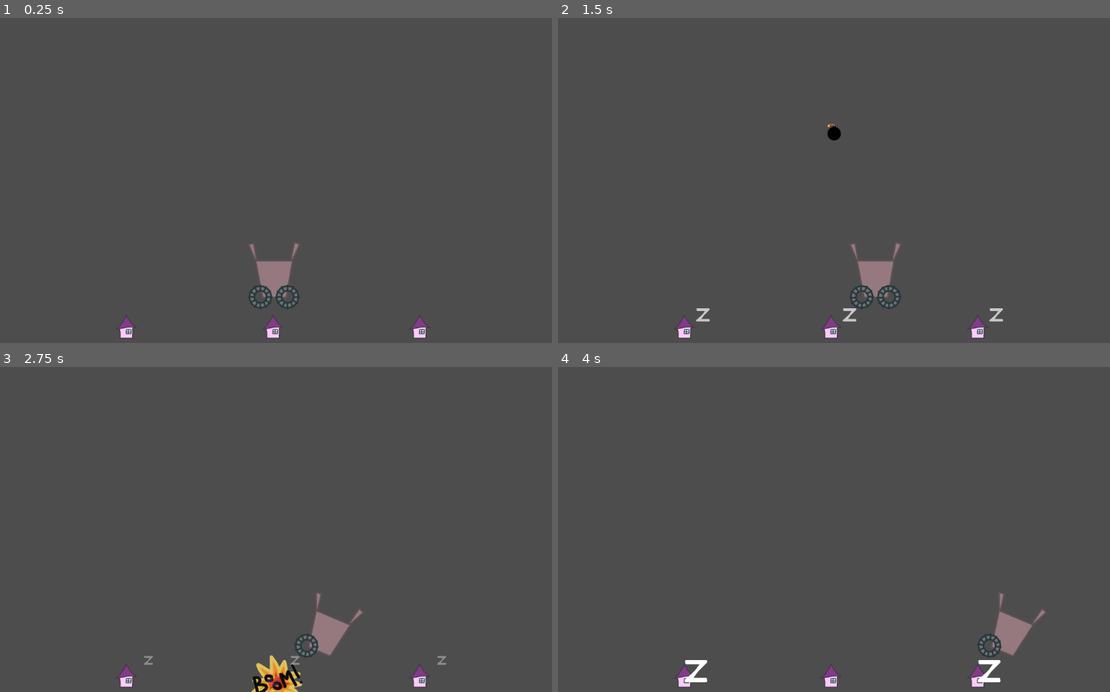
Above: before the commit, frames 1-4 (two rows, left to right).
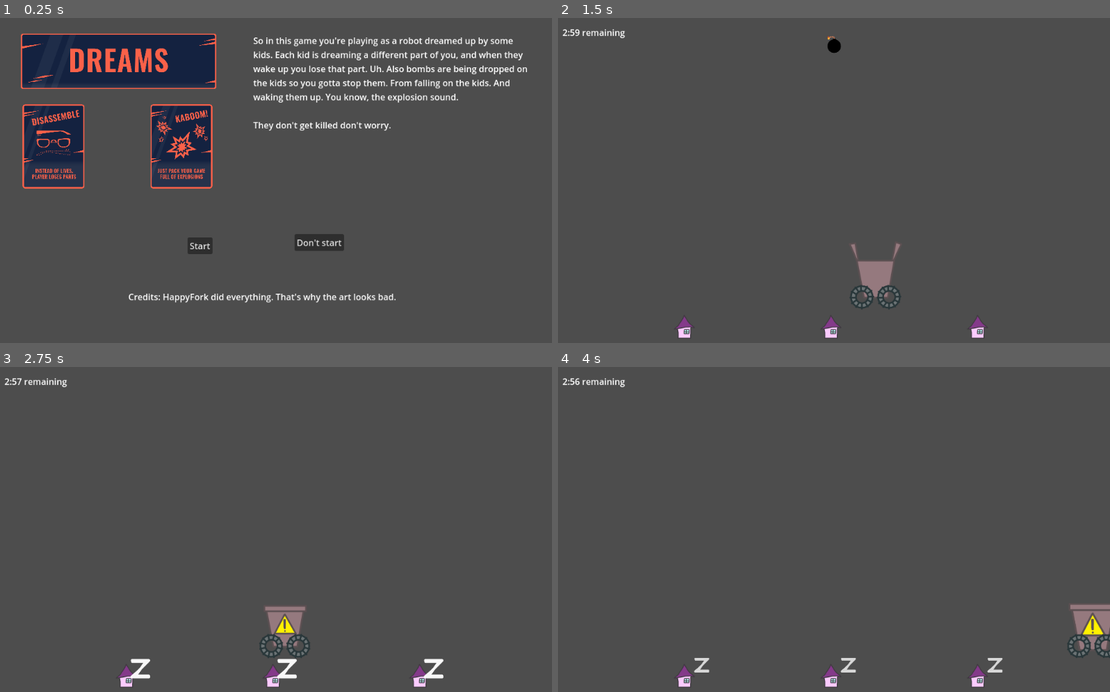
Above: after the commit, the same moments.

Repository: HappyFork/DreamDefender
Game: Godot game, scene res://scenes/start.tscn
Two runs of this game, one before a commit and one after it. Both use one fixed random seed, a clock stepped at 60 frames per second and the inputs below. Before the commit the project starts from res://scenes/main.tscn.
Inputs (mouse positions are in pixels of both pictures, inside the frame that each line leads up to):
- Up to frame 1 (0.25 s): no input
- Up to frame 2 (1.5 s): click (756, 245) at 0.5 s, where only the run after the commit has a clickable "Start"; hold D (move_right) from 1.28 s (still down)
- Up to frame 3 (2.75 s): release D (move_right) at 2.03 s; hold A (move_left) from 2.03 s (still down)
- Up to frame 4 (4 s): release A (move_left) at 2.78 s; hold D (move_right) from 2.78 s (still down)

The runs differ from the first frame. In frame 1, 17% of the frame differs, in the area x 3-96%, y 4-99%; in frame 2, 0.5%; in frame 3, 2.6%; in frame 4, 2.2%.

Commit message:
First Finish
I finished the game at work, but forgot to commit my changes. I couldn't get back here before the end of the jam, so I just re-did this at home.

Diff:
--- a/nodes/robot.gd
+++ b/nodes/robot.gd
@@ -9,15 +9,16 @@
 @onready var right_wheel = $RightWheel/WheelSprite # The sprite for the right wheel
 
 var box_open = true # Whether the bomb-defusal box can catch bombs
+var parts = 3 # When I make more parts, I should set this in _ready based on the # of houses.
 var smoke_offset = Vector2(50.0,-150.0) # Where the smoke cloud will spawn relative to the box
 var smoke_rise = Vector2(0,-50) # The amount the smoke cloud will rise before fading away
-var parts = 3 # When I make more parts, I should set this in _ready based on the # of houses.
 var tilted_rot = 0.4 # Added or removed from rotation when 1 wheel is missing
 var tilted_drop = Vector2(0,24) # Added to position when 1 wheel is missing
 var wheelless_drop = Vector2(0,14) # Added to position when both wheels are missing
 var box_open_sprite = preload("res://assets/BombBoxOpen.png") # Box is open sprite
 var box_closed_sprite = preload("res://assets/BombBoxClosed.png") # Box is closed sprite
 var smoke_cloud = preload("res://assets/smokecloud.png") # Smoke cloud node
+var lose = preload("res://scenes/lose.tscn") # Game over screen
 
 
 ### Built-in functions ###
@@ -58,7 +59,7 @@
 			rotation = 0
 			speed = 100
 		1:
-			pass # Game over
+			get_tree().change_scene_to_packed( lose )
 	parts = parts - 1
 
 
--- a/project.godot
+++ b/project.godot
@@ -11,7 +11,7 @@
 [application]
 
 config/name="DreamDefender"
-run/main_scene="res://scenes/main.tscn"
+run/main_scene="res://scenes/start.tscn"
 config/features=PackedStringArray("4.0", "GL Compatibility")
 config/icon="res://icon.svg"
 
--- /dev/null
+++ b/scenes/lose.gd
@@ -0,0 +1,8 @@
+extends Node2D
+
+
+var main = preload("res://scenes/main.tscn")
+
+
+func _on_button_pressed():
+	get_tree().change_scene_to_packed( main )
--- /dev/null
+++ b/scenes/lose.tscn
@@ -0,0 +1,22 @@
+[gd_scene load_steps=2 format=3 uid="uid://cpnmsbbs030tt"]
+
+[ext_resource type="Script" path="res://scenes/lose.gd" id="1_ghyeg"]
+
+[node name="Lose" type="Node2D"]
+script = ExtResource("1_ghyeg")
+
+[node name="Label" type="Label" parent="."]
+offset_left = 443.0
+offset_top = 192.0
+offset_right = 541.0
+offset_bottom = 218.0
+text = "You lost. Lol."
+
+[node name="Button" type="Button" parent="."]
+offset_left = 448.0
+offset_top = 262.0
+offset_right = 535.0
+offset_bottom = 293.0
+text = "Try again?"
+
+[connection signal="pressed" from="Button" to="." method="_on_button_pressed"]
--- a/scenes/main.gd
+++ b/scenes/main.gd
@@ -3,7 +3,11 @@
 
 ### Variables ###
 @onready var robot = $Robot
+@onready var countdown_label = $UI/Label
+@onready var countdown_timer = $LevelTimer
+@onready var bomb_timer = $BombSpawnTimer
 
+var rnd = 2
 var arena_width = 974.0 # Used for x-axis range where bombs can spawn
 var bomb_spawn_height = -700.0 # The y-axis where bombs spawn
 var impulse_variance = 200.0 # Random impulse added to bombs before they fall
@@ -12,6 +16,7 @@
 var rng = RandomNumberGenerator.new() # Generates random spawn locations
 var bomb = preload("res://nodes/bomb.tscn") # Bombs (for spawning)
 var explosion = preload("res://assets/boom.png") # Explosions (bombs spawn these when they hit the ground)
+var win = preload("res://scenes/win.tscn") # Win screen
 
 
 ### Built-in functions ###
@@ -20,6 +25,10 @@
 	for n in get_children():
 		if n is House:
 			houses.append(n)
+
+func _process(delta):
+	# On every frame, update the countdown with the time left
+	countdown_label.set_text( "%d:%02d remaining" % [rnd, int(countdown_timer.time_left) % 60] )
 
 
 ### Custom functions ###
@@ -66,3 +75,14 @@
 func _on_despawn_area_body_entered(body):
 	if body is Bomb:
 		body.queue_free()
+
+func _on_level_timer_timeout():
+	match rnd:
+		2:
+			bomb_timer.wait_time = 4.0
+			rnd = 1
+		1:
+			bomb_timer.wait_time = 3.0
+			rnd = 0
+		0:
+			get_tree().change_scene_to_packed( win )
--- a/scenes/main.tscn
+++ b/scenes/main.tscn
@@ -72,9 +72,22 @@
 wait_time = 5.0
 autostart = true
 
+[node name="LevelTimer" type="Timer" parent="."]
+wait_time = 60.0
+autostart = true
+
 [node name="Camera2D" type="Camera2D" parent="."]
 zoom = Vector2(0.5, 0.5)
+
+[node name="UI" type="CanvasLayer" parent="."]
+
+[node name="Label" type="Label" parent="UI"]
+offset_left = 16.0
+offset_top = 15.0
+offset_right = 56.0
+offset_bottom = 38.0
 
 [connection signal="exploded" from="Bomb" to="." method="_on_bomb_exploded"]
 [connection signal="body_entered" from="DespawnArea" to="." method="_on_despawn_area_body_entered"]
 [connection signal="timeout" from="BombSpawnTimer" to="." method="_on_bomb_spawn_timer_timeout"]
+[connection signal="timeout" from="LevelTimer" to="." method="_on_level_timer_timeout"]
--- /dev/null
+++ b/scenes/start.gd
@@ -0,0 +1,8 @@
+extends Node2D
+
+
+var main = preload("res://scenes/main.tscn")
+
+
+func _on_button_pressed():
+	get_tree().change_scene_to_packed( main )
--- /dev/null
+++ b/scenes/start.tscn
@@ -0,0 +1,51 @@
+[gd_scene load_steps=4 format=3 uid="uid://djqj27tffxr0i"]
+
+[ext_resource type="Texture2D" uid="uid://bbv3of63nxxpc" path="res://assets/55-All-Cards.png" id="1_npqhi"]
+[ext_resource type="Script" path="res://scenes/start.gd" id="1_y7b5d"]
+[ext_resource type="Texture2D" uid="uid://c8dtg7wturqkv" path="res://assets/55-Theme-Dreams.png" id="2_723kp"]
+
+[node name="Start" type="Node2D"]
+script = ExtResource("1_y7b5d")
+
+[node name="Label" type="Label" parent="."]
+offset_left = 474.0
+offset_top = 30.0
+offset_right = 994.0
+offset_bottom = 212.0
+text = "So in this game you're playing as a robot dreamed up by some kids. Each kid is dreaming a different part of you, and when they wake up you lose that part. Uh. Also bombs are being dropped on the kids so you gotta stop them. From falling on the kids. And waking them up. You know, the explosion sound.
+
+They don't get killed don't worry."
+autowrap_mode = 2
+
+[node name="Button" type="Button" parent="."]
+offset_left = 353.0
+offset_top = 405.0
+offset_right = 399.0
+offset_bottom = 436.0
+text = "Start"
+
+[node name="Button2" type="Button" parent="."]
+offset_left = 550.0
+offset_top = 399.0
+offset_right = 641.0
+offset_bottom = 430.0
+text = "Don't start"
+
+[node name="Label2" type="Label" parent="."]
+offset_left = 244.0
+offset_top = 503.0
+offset_right = 738.0
+offset_bottom = 529.0
+text = "Credits: HappyFork did everything. That's why the art looks bad."
+
+[node name="55-all-cards" type="Sprite2D" parent="."]
+position = Vector2(224, 237)
+scale = Vector2(0.25, 0.25)
+texture = ExtResource("1_npqhi")
+
+[node name="55-theme-dreams" type="Sprite2D" parent="."]
+position = Vector2(226, 80)
+scale = Vector2(0.25, 0.25)
+texture = ExtResource("2_723kp")
+
+[connection signal="pressed" from="Button" to="." method="_on_button_pressed"]
--- /dev/null
+++ b/scenes/win.gd
@@ -0,0 +1,8 @@
+extends Node2D
+
+
+var main = preload("res://scenes/main.tscn")
+
+
+func _on_button_pressed():
+	get_tree().change_scene_to_packed( main )
--- /dev/null
+++ b/scenes/win.tscn
@@ -0,0 +1,22 @@
+[gd_scene load_steps=2 format=3 uid="uid://btgf0vixhfkop"]
+
+[ext_resource type="Script" path="res://scenes/win.gd" id="1_xe5iw"]
+
+[node name="Win" type="Node2D"]
+script = ExtResource("1_xe5iw")
+
+[node name="Label" type="Label" parent="."]
+offset_left = 441.0
+offset_top = 188.0
+offset_right = 544.0
+offset_bottom = 214.0
+text = "You won! Lol!"
+
+[node name="Button" type="Button" parent="."]
+offset_left = 451.0
+offset_top = 268.0
+offset_right = 545.0
+offset_bottom = 299.0
+text = "Play again?"
+
+[connection signal="pressed" from="Button" to="." method="_on_button_pressed"]
Binary file added: assets/55-All-Cards.png
Not shown, added: assets/55-All-Cards.png.import
Binary file added: assets/55-Theme-Dreams.png
Not shown, added: assets/55-Theme-Dreams.png.import
Not shown, added: exports/index.apple-touch-icon.png.import
Not shown, added: exports/index.icon.png.import
Not shown, added: exports/index.png.import
Not shown, added: exports/index.apple-touch-icon.png
Not shown, added: exports/index.audio.worklet.js
Not shown, added: exports/index.html
Not shown, added: exports/index.icon.png
Not shown, added: exports/index.js
(and 5 more such lines)
